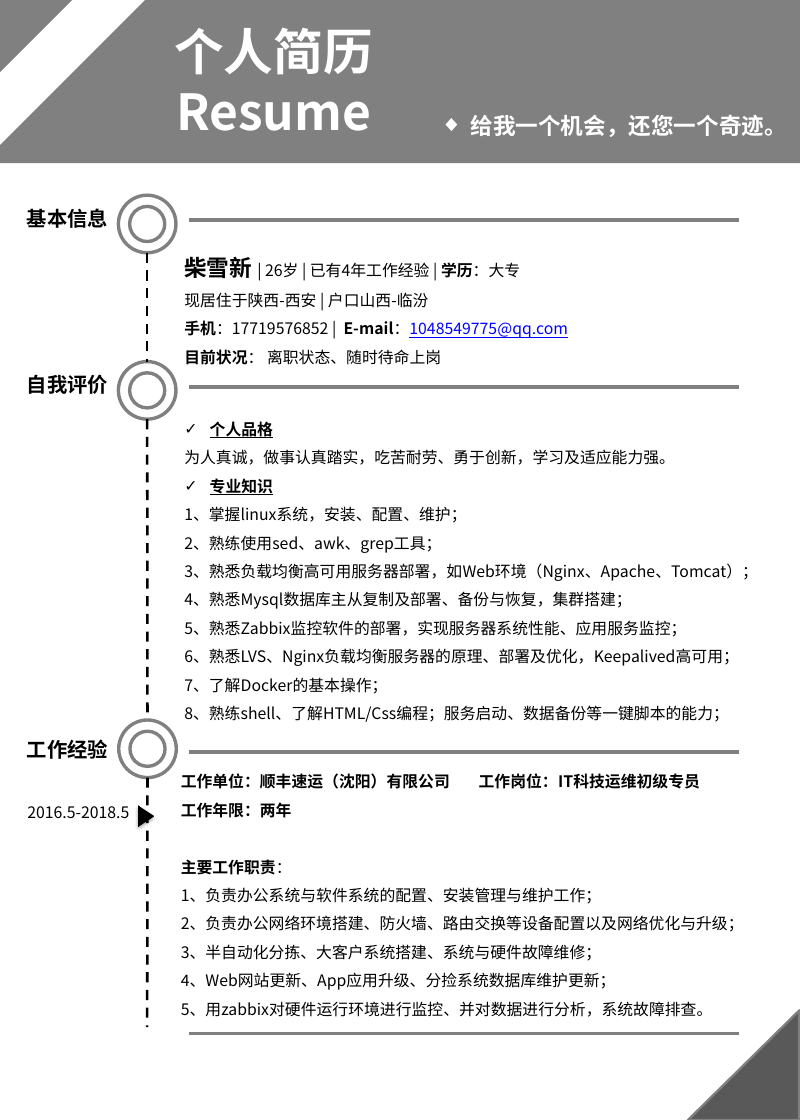
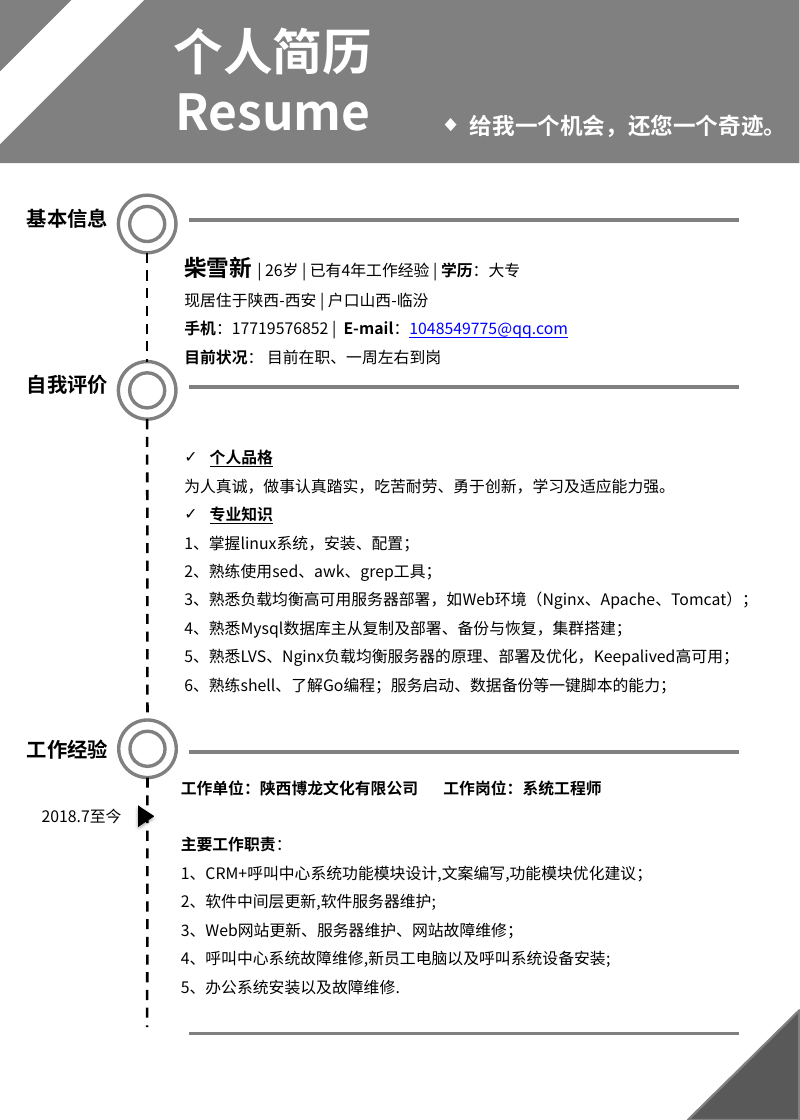
Before and after one commit to FirewoodBloody/Linux, a slide deck: slide 2 of 简历/柴雪新的个人简历-0630.pptx. Drawn at 800x1120 pixels with LibreOffice and Linux fonts; fonts in the diff are those of the drawing. Boxes give left, top, right and bottom in pixels: in the first picture for what was removed or moved away, otherwise in the second. Text is boxed around its words. In the diff, an @@ line names an element or a change of style, - is before the commit and + after.

Commit message:
xx

```diff
--- a/简历/柴雪新的个人简历-0630.pptx
+++ b/简历/柴雪新的个人简历-0630.pptx
@@ text at [184,349,441,365]: text changed @@
-目前状况： 离职状态、随时待命上岗
+目前状况： 目前在职、一周左右到岗
@@ text at [184,535,419,552]: text changed @@
-1、掌握linux系统，安装、配置、维护；
+1、掌握linux系统，安装、配置；
@@ text at [184,648,739,694]: text changed @@
-5、熟悉Zabbix监控软件的部署，实现服务器系统性能、应用服务监控；
-6、熟悉LVS、Nginx负载均衡服务器的原理、部署及优化，Keepalived高可用；
-7、了解Docker的基本操作；
-8、熟练shell、了解HTML/Css编程；服务启动、数据备份等一键脚本的能力；
+5、熟悉LVS、Nginx负载均衡服务器的原理、部署及优化，Keepalived高可用；
+6、熟练shell、了解Go编程；服务启动、数据备份等一键脚本的能力；
@@ text at [42,808,122,823]: text changed @@
-2016.5-2018.5
+2018.7至今
@@ text at [181,780,652,995]: text changed @@
-工作单位：顺丰速运（沈阳）有限公司 工作岗位：IT科技运维初级专员
-工作年限：两年
-主要工作职责：
-1、负责办公系统与软件系统的配置、安装管理与维护工作；
-2、负责办公网络环境搭建、防火墙、路由交换等设备配置以及网络优化与升级；
-3、半自动化分拣、大客户系统搭建、系统与硬件故障维修；
-4、Web网站更新、App应用升级、分捡系统数据库维护更新；
-5、用zabbix对硬件运行环境进行监控、并对数据进行分析，系统故障排查。
+工作单位：陕西博龙文化有限公司 工作岗位：系统工程师
+主要工作职责：
+1、CRM+呼叫中心系统功能模块设计,文案编写,功能模块优化建议；
+2、软件中间层更新,软件服务器维护;
+3、Web网站更新、服务器维护、网站故障维修；
+4、呼叫中心系统故障维修,新员工电脑以及呼叫系统设备安装;
+5、办公系统安装以及故障维修.
```
Also in this commit, not shown: 1 other slide changed.
